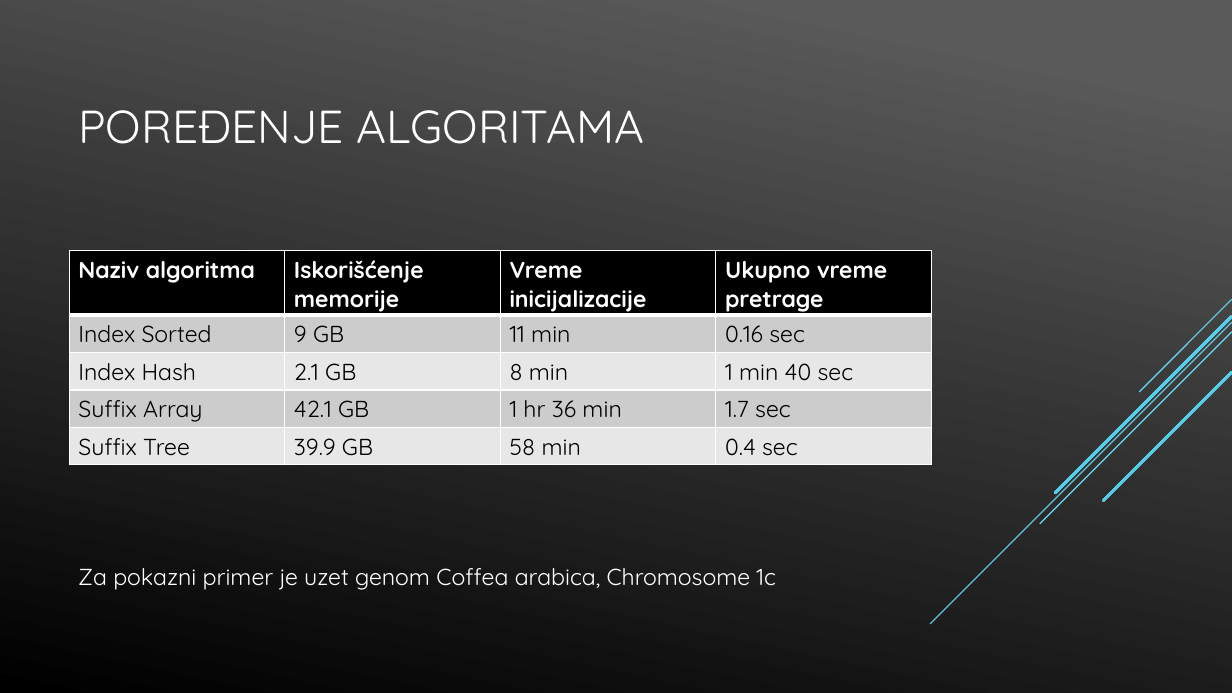
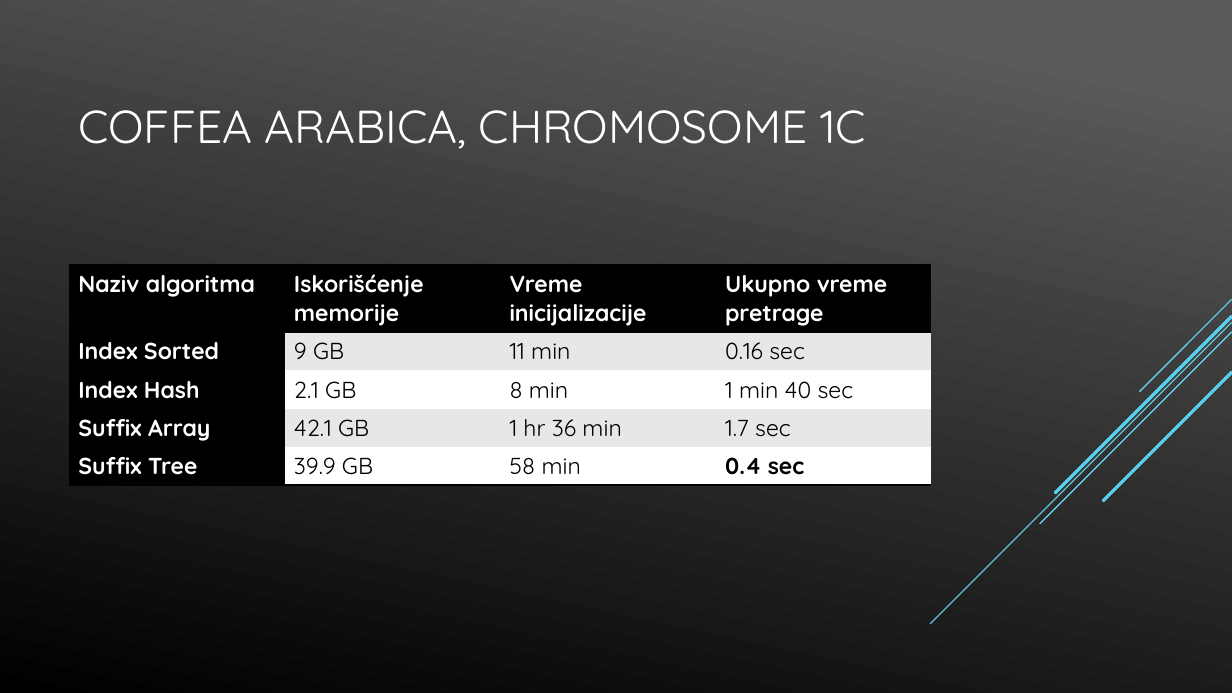
Before and after one commit to napoznata/GI_2019, a slide deck: slide 9 of Presentation/gi_presentation.pptx. Drawn at 1232x693 pixels with LibreOffice and Linux fonts; fonts in the diff are those of the drawing. Boxes give left, top, right and bottom in pixels: in the first picture for what was removed or moved away, otherwise in the second. Text is boxed around its words. In the diff, an @@ line names an element or a change of style, - is before the commit and + after.

Commit message:
made slides for all genomes

```diff
--- a/Presentation/gi_presentation.pptx
+++ b/Presentation/gi_presentation.pptx
@@ text at <box>78,110,866,149</box>: text changed @@
-POREĐENJE ALGORITAMA
+COFFEA ARABICA, CHROMOSOME 1C
@@ table at <box>69,265,931,480</box> @@
@@ fill #CCCCCC to #000000 in 2 cells @@
@@ fill #CCCCCC to #E7E7E7 in 6 cells @@
@@ fill #E7E7E7 to #000000 in 2 cells @@
@@ fill #E7E7E7 to #FFFFFF in 6 cells @@
@@ text colour #000000 to #FFFFFF, bold on in "Index Sorted", "Index Hash", "Suffix Array", "Suffix Tree" @@
@@ borders changed @@
@@ table: place and size @@
-table at <box>69,250,931,465</box>
+table at <box>69,265,931,480</box>
@@ text removed at <box>78,568,776,590</box> @@
-Za pokazni primer je uzet genom Coffea arabica, Chromosome 1c
```
Also in this commit, not shown: 2 slides added.
